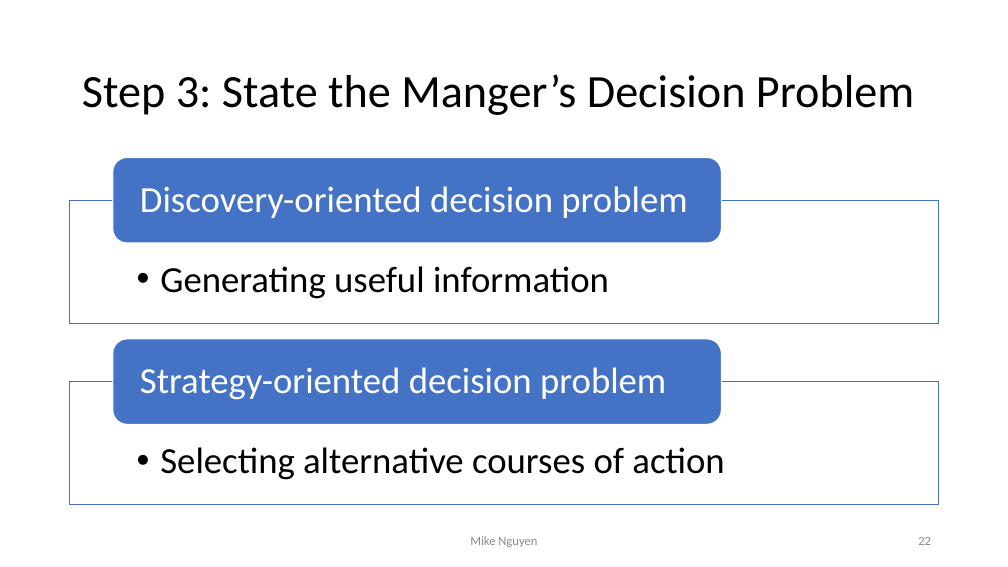
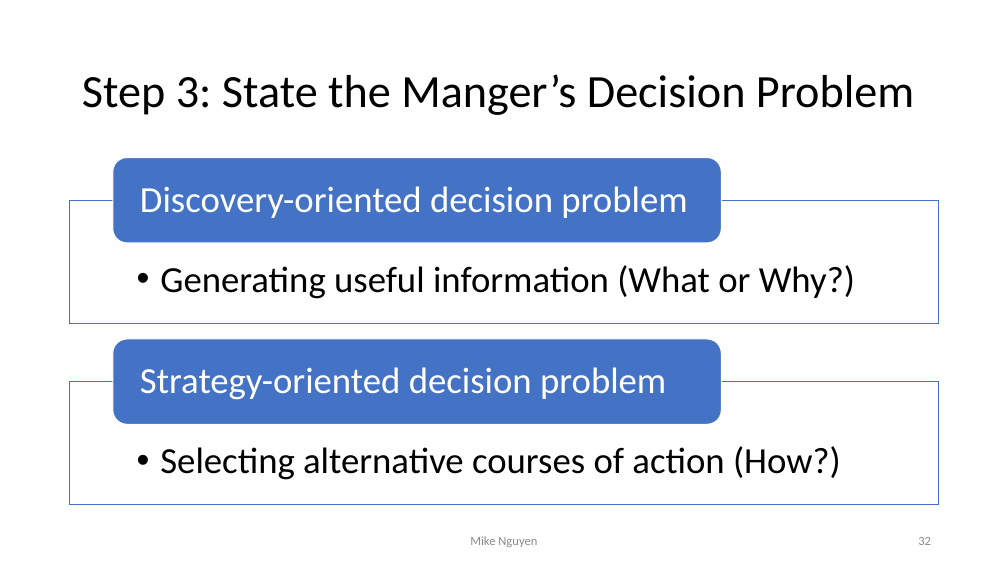
Before and after one commit to mikenguyen13/mar4050, a slide deck: slide 32 of lectures/1/2_Marketing Research Process.pptx (slide 22 before the commit). Drawn at 1008x567 pixels with LibreOffice and Linux fonts; fonts in the diff are those of the drawing. Boxes give left, top, right and bottom in pixels: in the first picture for what was removed or moved away, otherwise in the second. Text is boxed around its words. In the diff, an @@ line names an element or a change of style, - is before the commit and + after.

```diff
--- a/lectures/1/2_Marketing Research Process.pptx
+++ b/lectures/1/2_Marketing Research Process.pptx
@@ text at (x1=160, y1=265, x2=855, y2=299): text changed @@
-  • Generating useful information
+  • Generating useful information (What or Why?)
@@ text at (x1=160, y1=446, x2=841, y2=480): text changed @@
-  • Selecting alternative courses of action
+  • Selecting alternative courses of action (How?)
```
Also in this commit, not shown: 17 other slides changed, 1 slide added, 7 slides removed, 8 other files.
